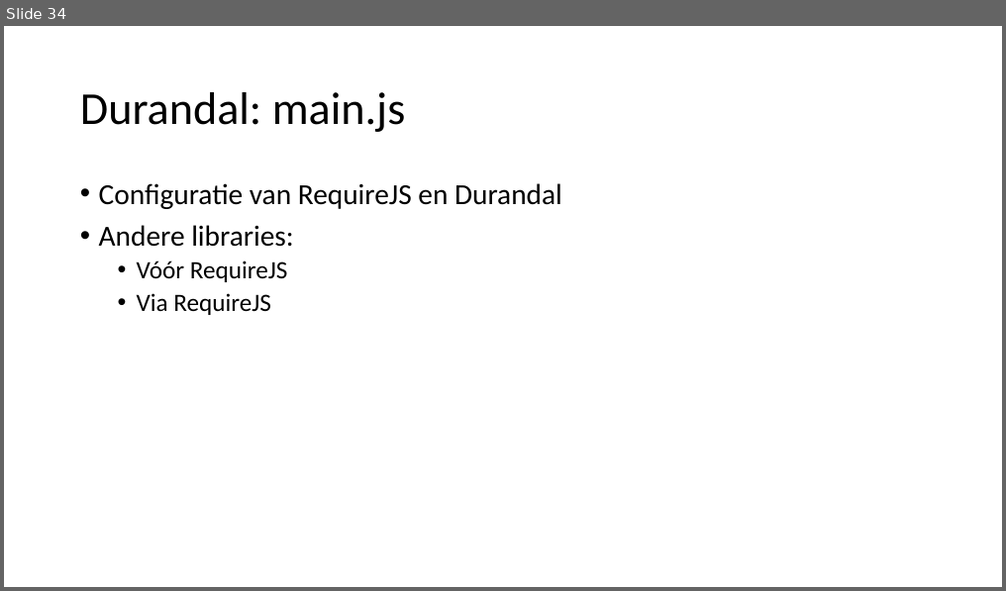
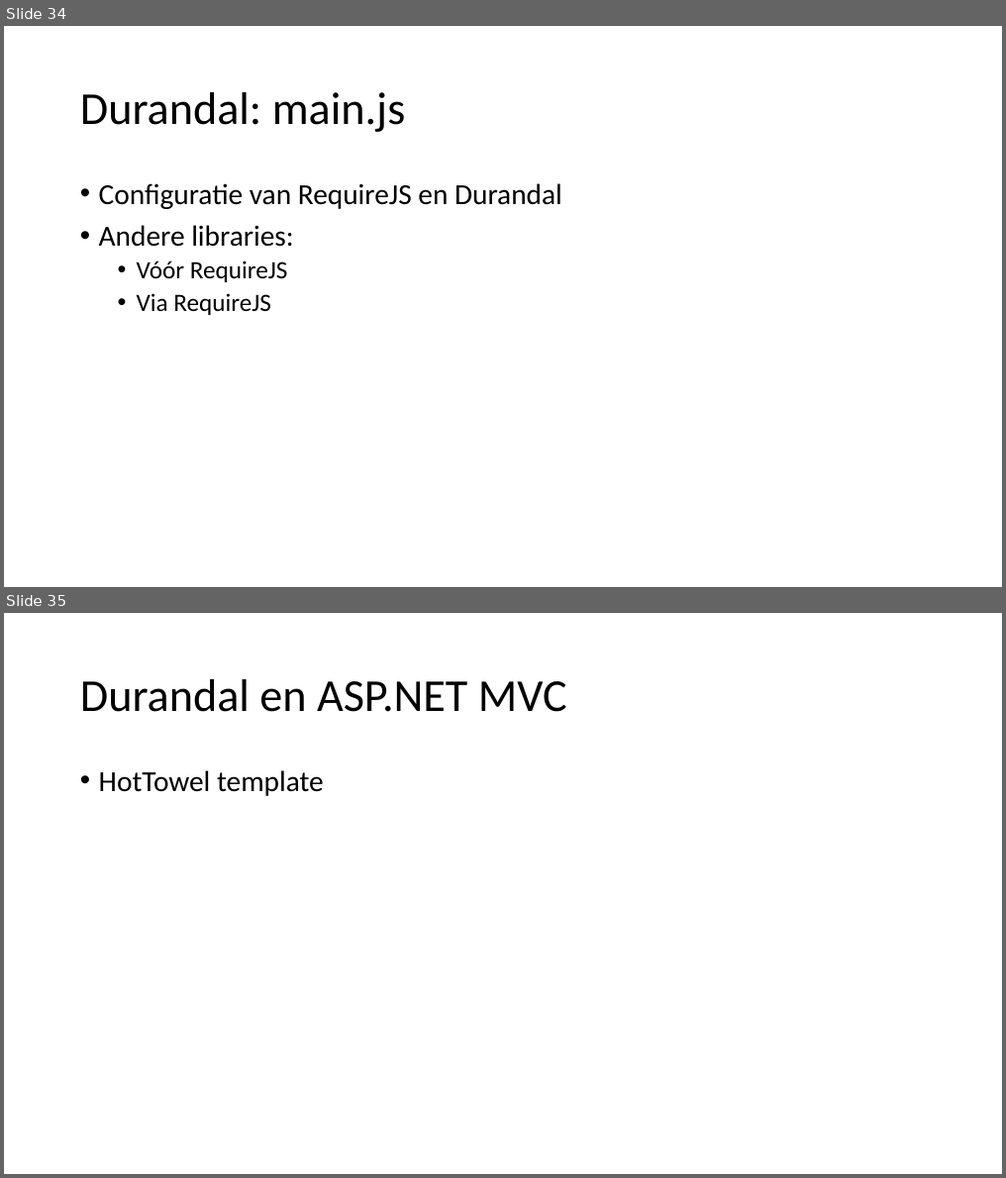
Before and after one commit to petermorlion/DurandalDemo, a slide deck: Durandal T4T.pptx. Shown one above the other, each under a label of ours: slide 34 before the commit, slides 34 and 35 after it. The pictures are 1006x591 and 1006x1178 pixels, drawn with LibreOffice and Linux fonts; fonts in the diff are those of the drawing. Boxes give left, top, right and bottom in pixels: in the first picture for what was removed or moved away, otherwise in the second. Text is boxed around its words. In the diff, an @@ line names an element or a change of style, - is before the commit and + after.

```diff
--- a/Durandal T4T.pptx
+++ b/Durandal T4T.pptx
@@ slide 35 added at (4,613,1002,1174), background #FFFFFF @@
@@ title added at (80,679,567,712), 44 pt, text #000000 @@
+Durandal en ASP.NET MVC
@@ text added at (99,770,324,796), 28 pt, text #000000 @@
+• HotTowel template
```
Also in this commit, not shown: 5 slides changed.
